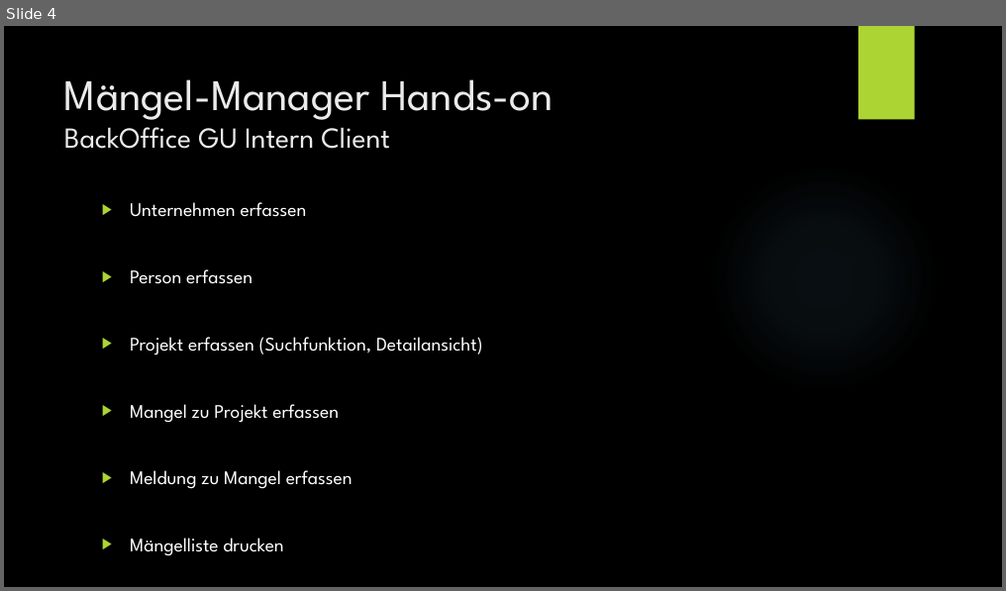
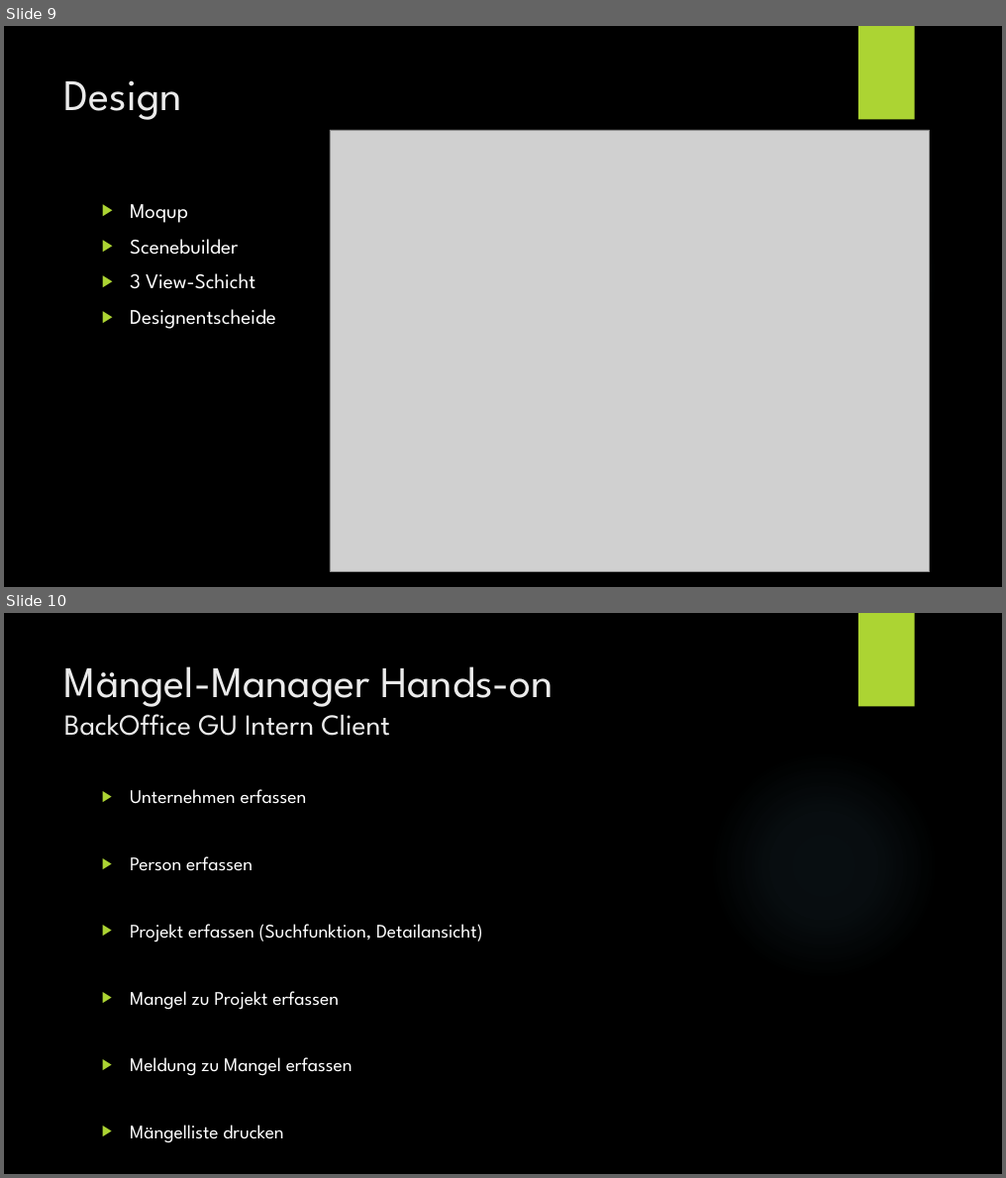
Before and after one commit to lucakuendig/INM21_Group_B, a slide deck: 06_Praesentation/Praesentation_Mangel_Manager.pptx. Shown one above the other, each under a label of ours: slide 4 before the commit, slides 9 and 10 after it. The pictures are 1006x591 and 1006x1178 pixels, drawn with LibreOffice and Linux fonts; fonts in the diff are those of the drawing; grey boxes stand for pictures; background and template pictures are left out. Boxes give left, top, right and bottom in pixels: in the first picture for what was removed or moved away, otherwise in the second. Text is boxed around its words. In the diff, an @@ line names an element or a change of style, - is before the commit and + after.

```diff
--- a/06_Praesentation/Praesentation_Mangel_Manager.pptx
+++ b/06_Praesentation/Praesentation_Mangel_Manager.pptx
@@ slide 9 added at [4, 26, 1002, 587], background picture (left out); not listed: 2 template elements that a slide beside it also shows @@
@@ title added at [64, 80, 182, 120], 42 pt, text #EBEBEB @@
+Design
@@ picture added at [330, 130, 930, 572] @@
@@ text added at [130, 204, 276, 329], 20 pt, text #FFFFFF @@
+▶ Moqup
+▶ Scenebuilder
+▶ 3 View-Schicht
+▶ Designentscheide
@@ what was slide 4 is now slide 10 @@
```
Also in this commit, not shown: 8 slides changed, 4 other slides added, 1 other file.
